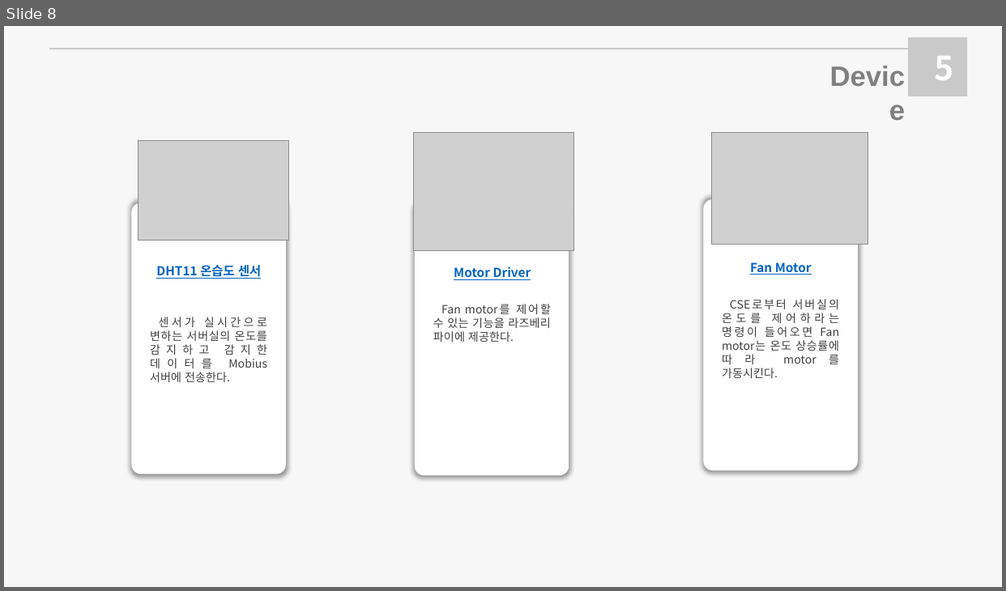
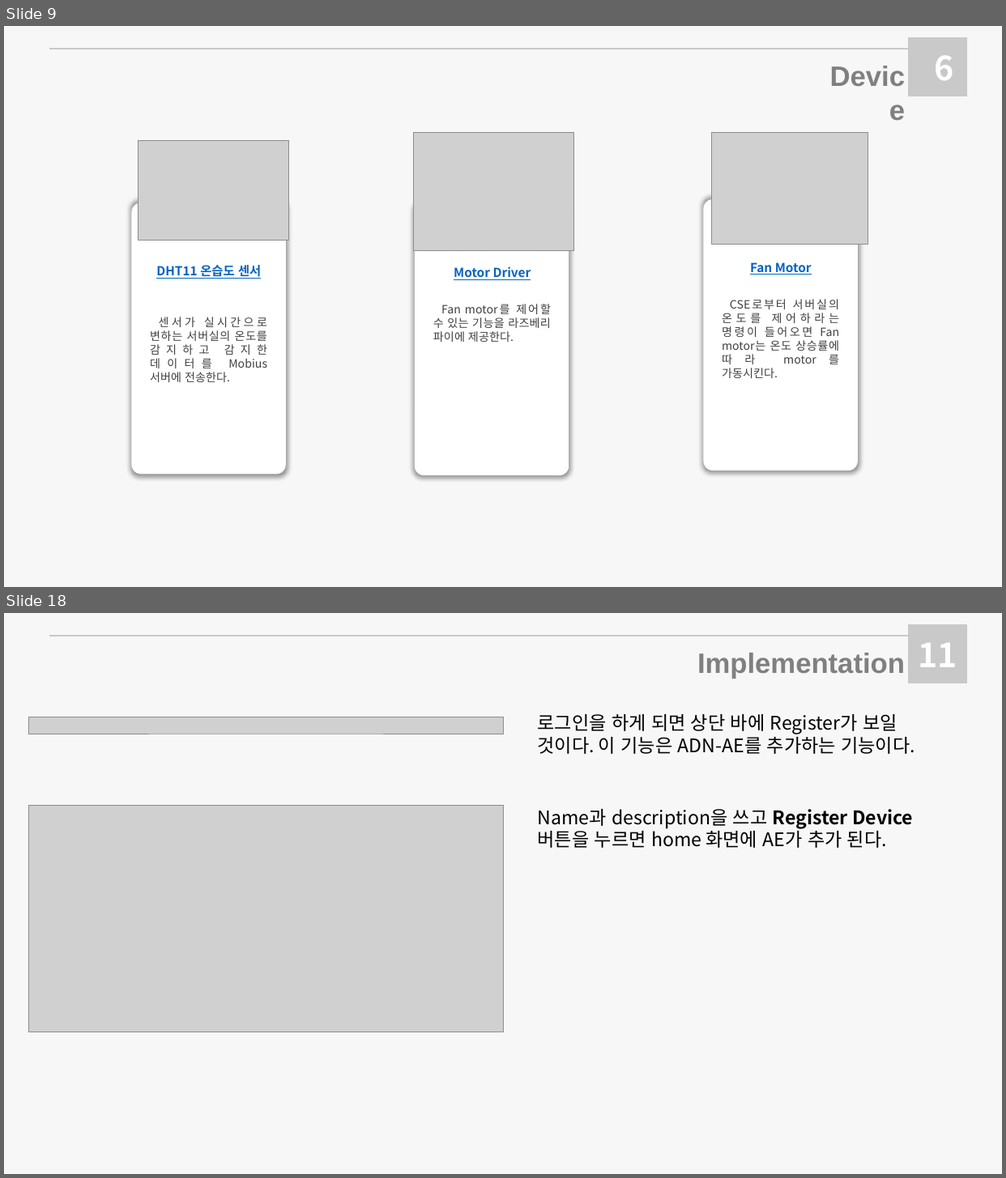
Before and after one commit to Sejong-OSA/Server-temperature-management-system, a slide deck: docs/서버실 온습도 조절 프로젝트.pptx. Shown one above the other, each under a label of ours: slide 8 before the commit, slides 9 and 18 after it; the slides between them are not shown. The pictures are 1006x591 and 1006x1178 pixels, drawn with LibreOffice and Linux fonts; fonts in the diff are those of the drawing; grey boxes stand for pictures. Boxes give left, top, right and bottom in pixels: in the first picture for what was removed or moved away, otherwise in the second. Text is boxed around its words. In the diff, an @@ line names an element or a change of style, - is before the commit and + after.

```diff
--- a/docs/서버실 온습도 조절 프로젝트.pptx
+++ b/docs/서버실 온습도 조절 프로젝트.pptx
@@ slide 18 added at [4,613,1002,1174], background #F7F7F7 @@
@@ line added from (49, 636) to (908, 636), #C9C9C9 1.5 pt @@
@@ rectangle added at [908,624,967,683], fill #C9C9C9 @@
@@ text added at [697,653,905,679], 27 pt, text #808080, bold @@
+Implementation
@@ text added at [918,643,957,667], 32 pt, text #FFFFFF, bold @@
+11
@@ picture added at [28,717,503,734] @@
@@ text added at [538,714,914,754], 18 pt, text #000000 @@
+로그인을 하게 되면 상단 바에 Register가 보일
+것이다. 이 기능은 ADN-AE를 추가하는 기능이다.
@@ picture added at [28,806,503,1033] @@
@@ text added at [538,809,913,848], 18 pt, text #000000 @@
+Name과 description을 쓰고 Register Device
+버튼을 누르면 home 화면에 AE가 추가 된다.
@@ what was slide 8 is now slide 9 @@
@@ slide 9 changed as well @@
@@ text at [934,55,953,80]: text changed @@
-5
+6
```
Also in this commit, not shown: 2 other slides changed, 22 other slides added, 4 slides removed, 5 other files.
